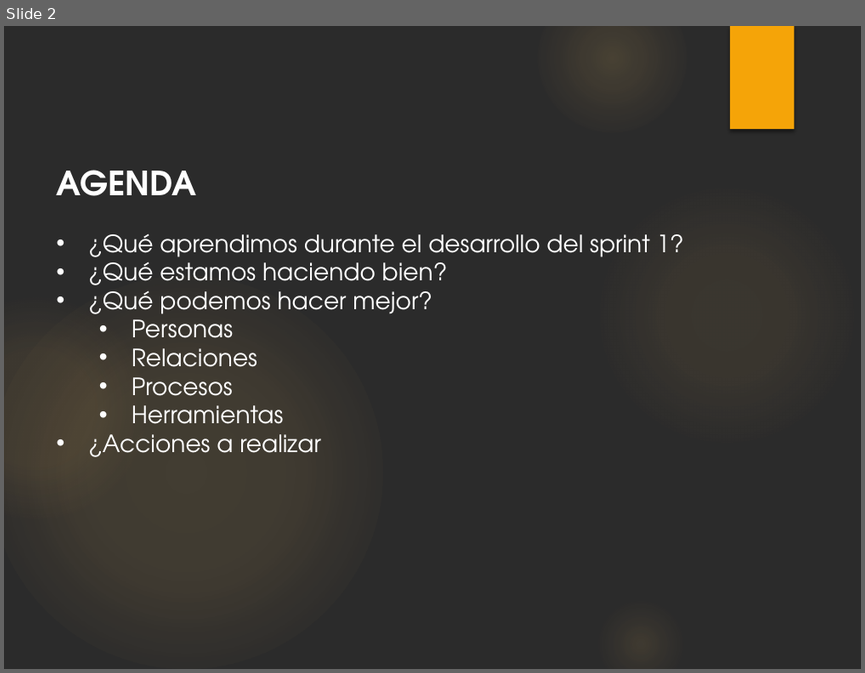
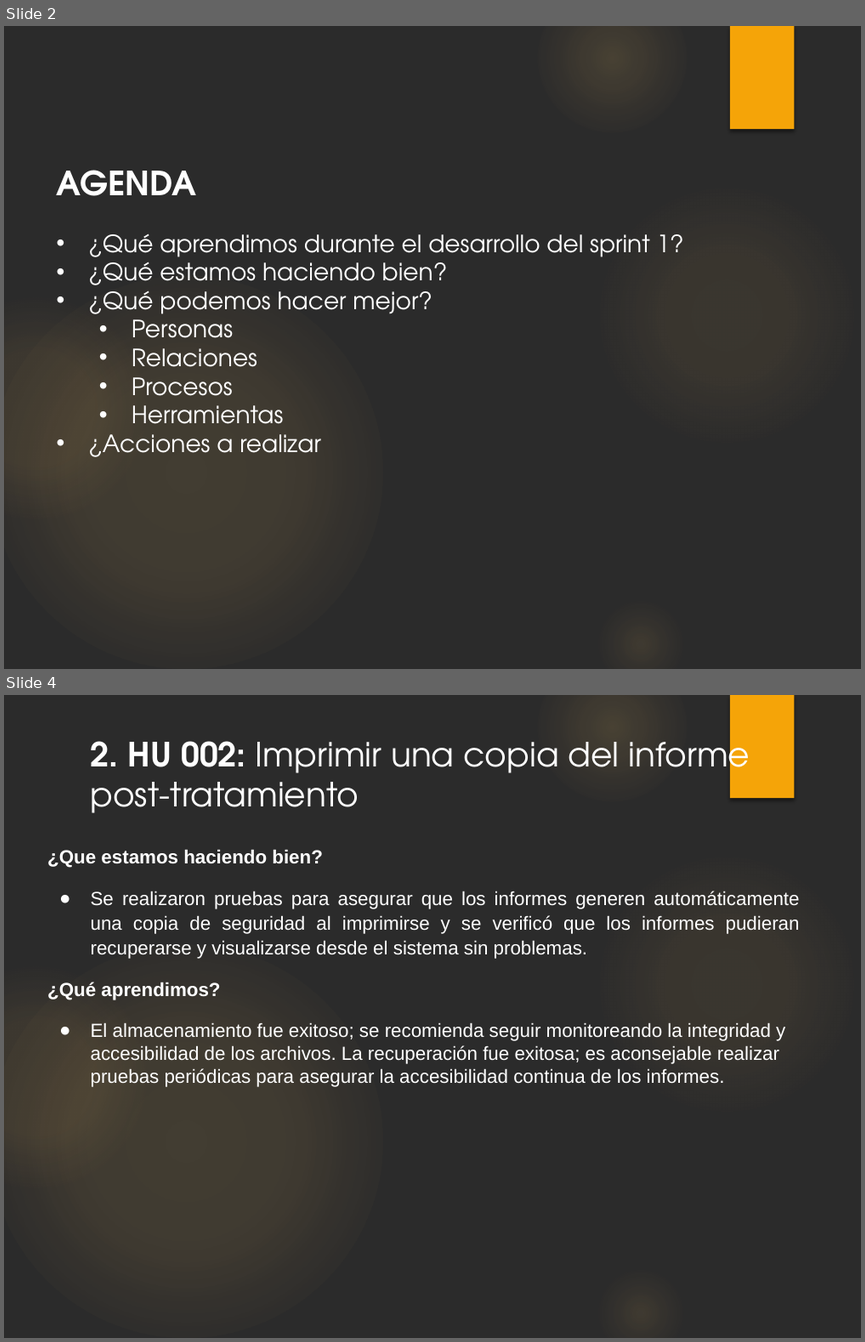
Before and after one commit to chrishvk/Modulo---Informes--TP2, a slide deck: Docs/INSPECCIÓN 3/16052024 - 9. Retrospectiva del Sprint 1.pptx. Shown one above the other, each under a label of ours: slide 2 before the commit, slides 2 and 4 after it; the slides between them are not shown. The pictures are 865x673 and 865x1342 pixels, drawn with LibreOffice and Linux fonts; fonts in the diff are those of the drawing; background and template pictures are left out; a plain dark background stands for a picture behind light text. Boxes give left, top, right and bottom in pixels: in the first picture for what was removed or moved away, otherwise in the second. Text is boxed around its words. In the diff, an @@ line names an element or a change of style, - is before the commit and + after.

```diff
--- a/Docs/INSPECCIÓN 3/16052024 - 9. Retrospectiva del Sprint 1.pptx
+++ b/Docs/INSPECCIÓN 3/16052024 - 9. Retrospectiva del Sprint 1.pptx
@@ slide 4 added at <box>4,695,861,1338</box>, background picture (left out); not listed: 6 template elements that a slide beside it also shows @@
@@ text added at <box>91,732,750,813</box>, 28 pt, text #FFFFFF @@
+2. HU 002: Imprimir una copia del informe post-tratamiento
@@ text added at <box>47,849,800,1087</box>, 16 pt, text #FFFFFF @@
+¿Que estamos haciendo bien?
+● Se realizaron pruebas para asegurar que los informes generen automáticamente una copia de seguridad al imprimirse y se verificó que los informes pudieran recuperarse y visualizarse desde el sistema sin problemas.
+¿Qué aprendimos?
+● El almacenamiento fue exitoso; se recomienda seguir monitoreando la integridad y accesibilidad de los archivos. La recuperación fue exitosa; es aconsejable realizar pruebas periódicas para asegurar la accesibilidad continua de los informes.
```
Also in this commit, not shown: 1 slide changed, 2 other slides added, 3 slides removed, 3 other files.
